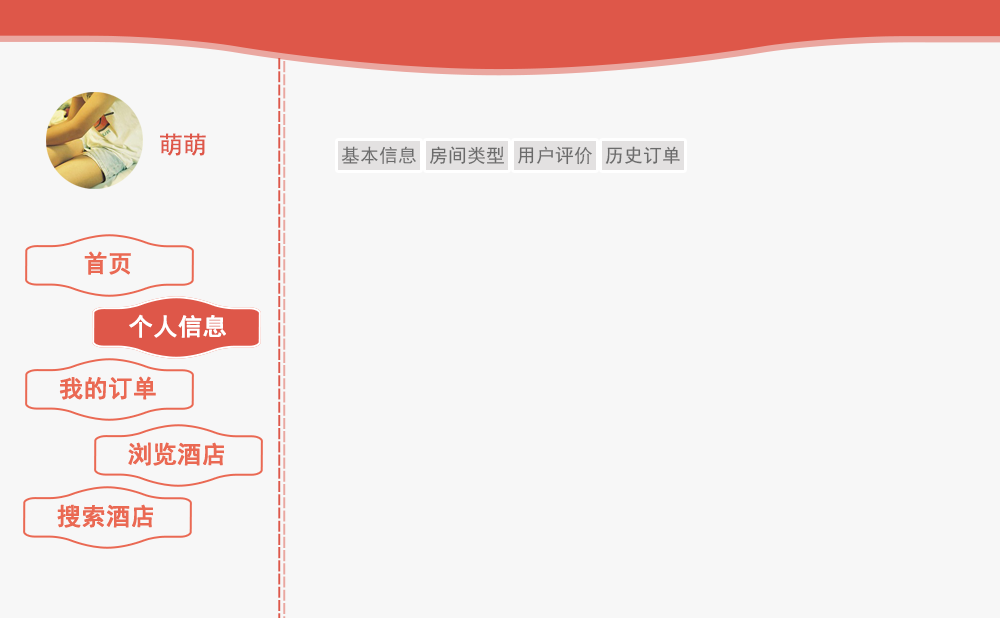
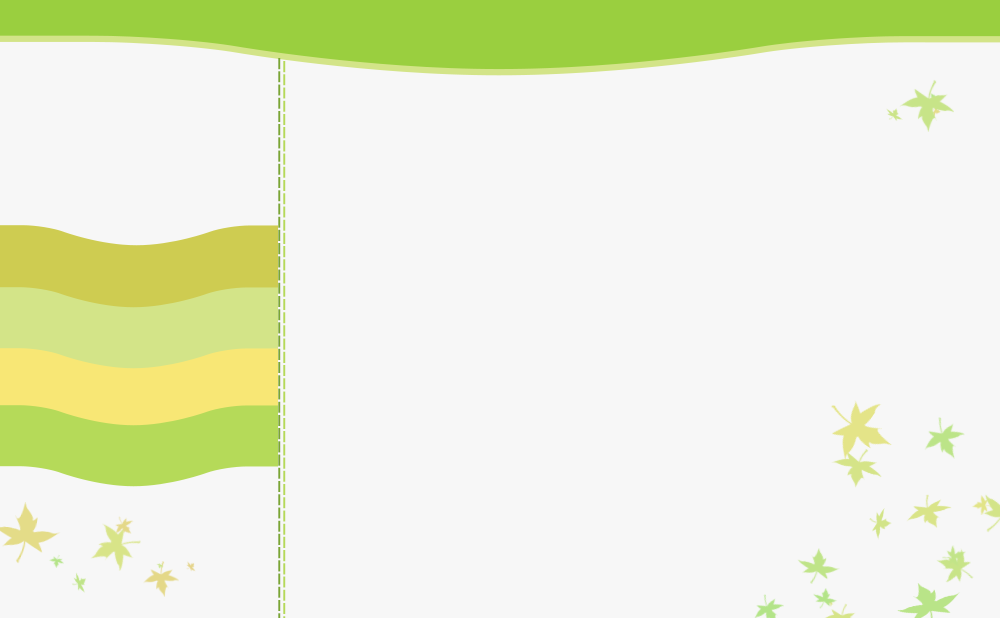
Layer changes from the first 1000 x 618 image to the second:
added layer "图层 14" above "-------------------------------------------" over [0, 79, 1000, 618]
painted on "-------------------------------------------" (1st of 2) over [283, 61, 286, 618]
painted on "-------------------------------------------" (2nd of 2) over [278, 58, 281, 618]
hid "萌萌", painted on it over [160, 133, 206, 156]
hid group "组 1" (8 layers) over [335, 138, 687, 173]
hid "图层 2" over [46, 92, 143, 189]
hid group "个人信息" (1st of 4) (2 layers) over [92, 296, 261, 359]
hid group "搜索" (2 layers) over [23, 486, 192, 549]
hid group "浏览 副本" (2 layers) over [92, 296, 261, 359]
hid group "浏览" (2 layers) over [94, 424, 263, 487]
hid group "订单" (2 layers) over [25, 358, 194, 421]
hid group "首页" (1st of 3) (2 layers) over [25, 234, 194, 297]
"bc" (3rd of 10, in "Member Packed" › "bc"): opacity 50% → 100% over [0, 0, 1000, 76]
added group "Member Packed 副本" with 23 layers above "APPMO TEAM" over [0, 0, 1000, 618]
added group "bc" (4th of 10, in "Member Packed 副本") (dissolve) with 22 layers in group "Member Packed 副本" over [0, 0, 1000, 618]
added layer "bc 副本 5" in group "bc" over [0, 0, 281, 246]
added layer "bc" (5th of 10, in "Member Packed 副本" › "bc") in group "bc" over [0, 0, 278, 308]
added layer "bc 副本 2" in group "bc" over [0, 0, 278, 369]
added layer "bc 副本 4" in group "bc" over [0, 165, 278, 426]
added layer "bc 副本 3" in group "bc" over [0, 245, 278, 487]
